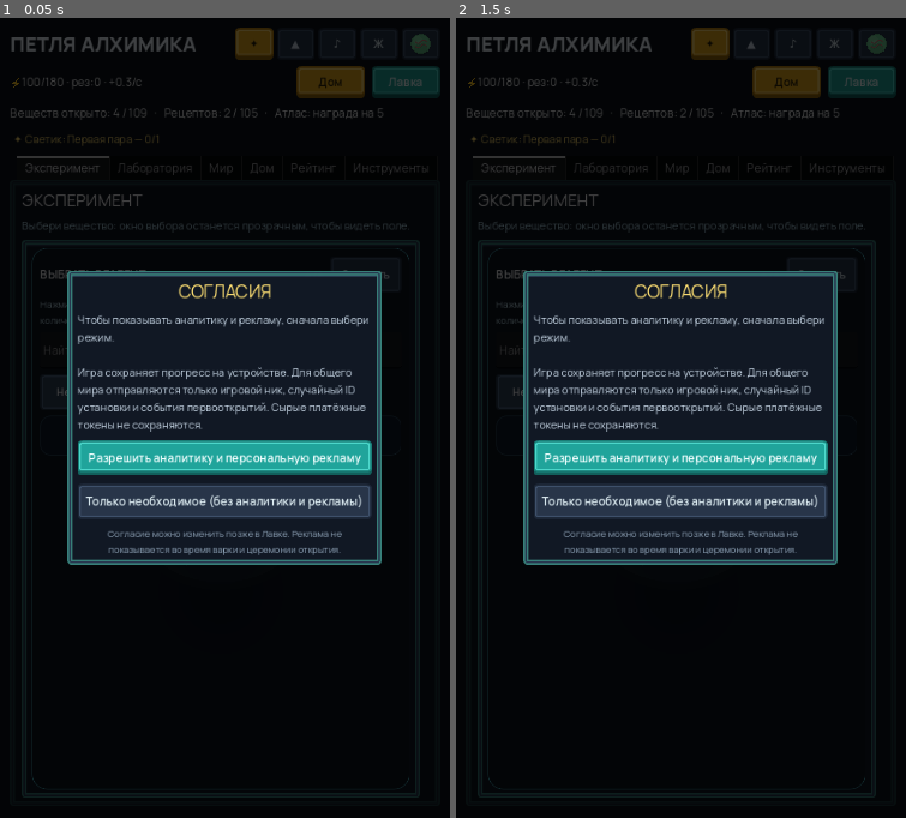
Above: before the commit, frames 1-2 (left to right).
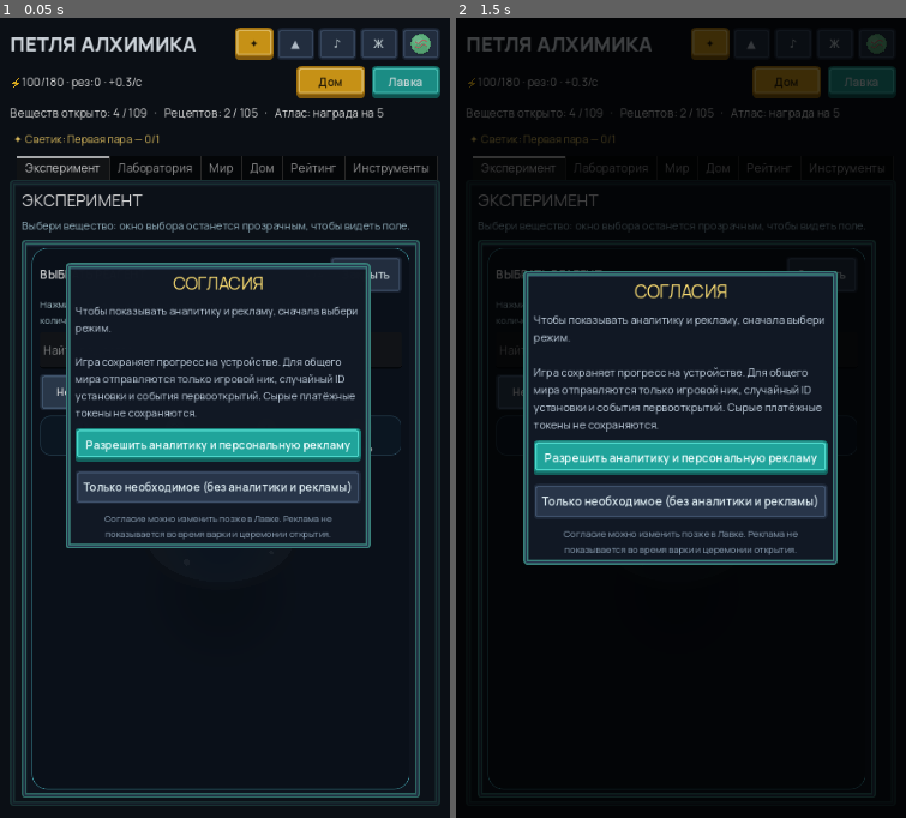
Above: after the commit, the same moments.

Repository: RedRad1sh/alchemists-loop
Game: Godot game, scene res://main.tscn
Same seed, same stepped clock (60 frames per second), same inputs: the game is played once before the commit and once after it.
Inputs (mouse positions are in pixels of both pictures, inside the frame that each line leads up to):
- Up to frame 1 (0.05 s): no input
- Up to frame 2 (1.5 s): click (676, 354) at 0.52 s; type "12" at 0.6 s; click "Лавка" at 1.25 s

The runs differ from the first frame. In frame 1, 26% of the frame differs, in the area x 2-98%, y 1-99%; in frame 2, nothing differs.

Commit message:
UI/UX: add tween animations to shop, color picker, and consent popups
- shop.gd: open/close shop popup, consent popup
- home.gd: color picker open/close
- All popups use consistent fade + scale pattern

Co-authored-by: arena-agent <297053741+arena-agent@users.noreply.github.com>

Diff:
--- a/alchemists-loop/game/home.gd
+++ b/alchemists-loop/game/home.gd
@@ -720,6 +720,12 @@
 			_cp_ok.text = "Готово · %d ⚡" % int(Game.CUSTOM_COSTS.get(target, 0))
 	if _color_picker != null:
 		_color_picker.visible = true
+		# UI/UX: animate picker appearance (fade + scale)
+		_color_picker.modulate.a = 0.0
+		_color_picker.scale = Vector2(0.9, 0.9)
+		var tween := g.create_tween().set_parallel(true)
+		tween.tween_property(_color_picker, "modulate:a", 1.0, 0.25)
+		tween.tween_property(_color_picker, "scale", Vector2.ONE, 0.25).set_ease(Tween.EASE_OUT).set_trans(Tween.TRANS_BACK)
 	Sfx.click()
 
 
@@ -765,7 +771,14 @@
 
 func _close_color_picker() -> void:
 	if _color_picker != null:
-		_color_picker.visible = false
+		# UI/UX: animate picker closing (fade + scale)
+		var tween := g.create_tween().set_parallel(true)
+		tween.tween_property(_color_picker, "modulate:a", 0.0, 0.2)
+		tween.tween_property(_color_picker, "scale", Vector2(0.9, 0.9), 0.2).set_ease(Tween.EASE_IN).set_trans(Tween.TRANS_QUAD)
+		tween.chain().tween_callback(func():
+			_color_picker.visible = false
+			_color_picker.modulate.a = 1.0
+		)
 	Sfx.click()
 
 
--- a/alchemists-loop/game/shop.gd
+++ b/alchemists-loop/game/shop.gd
@@ -37,13 +37,25 @@
 	_rebuild()
 	_dim.visible = true
 	_popup.visible = true
+	# UI/UX: animate popup appearance (fade + scale)
+	_dim.modulate.a = 0.0
+	_popup.scale = Vector2(0.9, 0.9)
+	var tween := g.create_tween().set_parallel(true)
+	tween.tween_property(_dim, "modulate:a", 1.0, 0.25)
+	tween.tween_property(_popup, "scale", Vector2.ONE, 0.25).set_ease(Tween.EASE_OUT).set_trans(Tween.TRANS_BACK)
 	Sfx.click()
 	if not App.consent_is_decided():
 		_open_consent()
 
 func close() -> void:
-	_dim.visible = false
-	_popup.visible = false
+	# UI/UX: animate popup closing (fade + scale)
+	var tween := g.create_tween().set_parallel(true)
+	tween.tween_property(_dim, "modulate:a", 0.0, 0.2)
+	tween.tween_property(_popup, "scale", Vector2(0.9, 0.9), 0.2).set_ease(Tween.EASE_IN).set_trans(Tween.TRANS_QUAD)
+	tween.chain().tween_callback(func():
+		_dim.visible = false
+		_popup.visible = false
+	)
 	Sfx.click()
 
 func _build_shop_popup() -> void:
@@ -147,10 +159,22 @@
 func _open_consent() -> void:
 	_consent_dim.visible = true
 	_consent_popup.visible = true
+	# UI/UX: animate consent popup appearance (fade + scale)
+	_consent_dim.modulate.a = 0.0
+	_consent_popup.scale = Vector2(0.9, 0.9)
+	var tween := g.create_tween().set_parallel(true)
+	tween.tween_property(_consent_dim, "modulate:a", 1.0, 0.25)
+	tween.tween_property(_consent_popup, "scale", Vector2.ONE, 0.25).set_ease(Tween.EASE_OUT).set_trans(Tween.TRANS_BACK)
 
 func _close_consent() -> void:
-	_consent_dim.visible = false
-	_consent_popup.visible = false
+	# UI/UX: animate consent popup closing (fade + scale)
+	var tween := g.create_tween().set_parallel(true)
+	tween.tween_property(_consent_dim, "modulate:a", 0.0, 0.2)
+	tween.tween_property(_consent_popup, "scale", Vector2(0.9, 0.9), 0.2).set_ease(Tween.EASE_IN).set_trans(Tween.TRANS_QUAD)
+	tween.chain().tween_callback(func():
+		_consent_dim.visible = false
+		_consent_popup.visible = false
+	)
 
 func _consent_allow() -> void:
 	App.set_consent(true, true)
